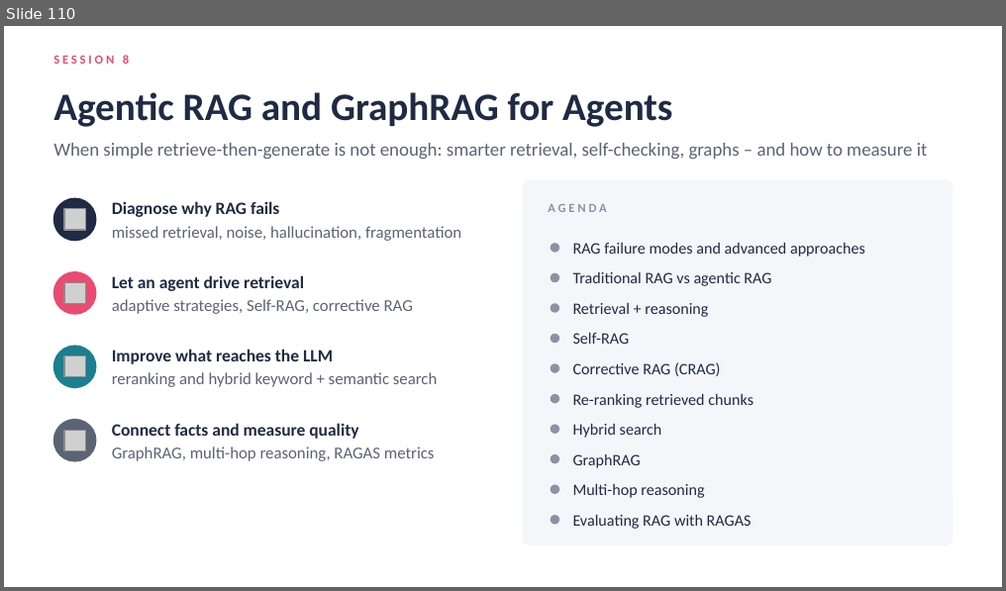
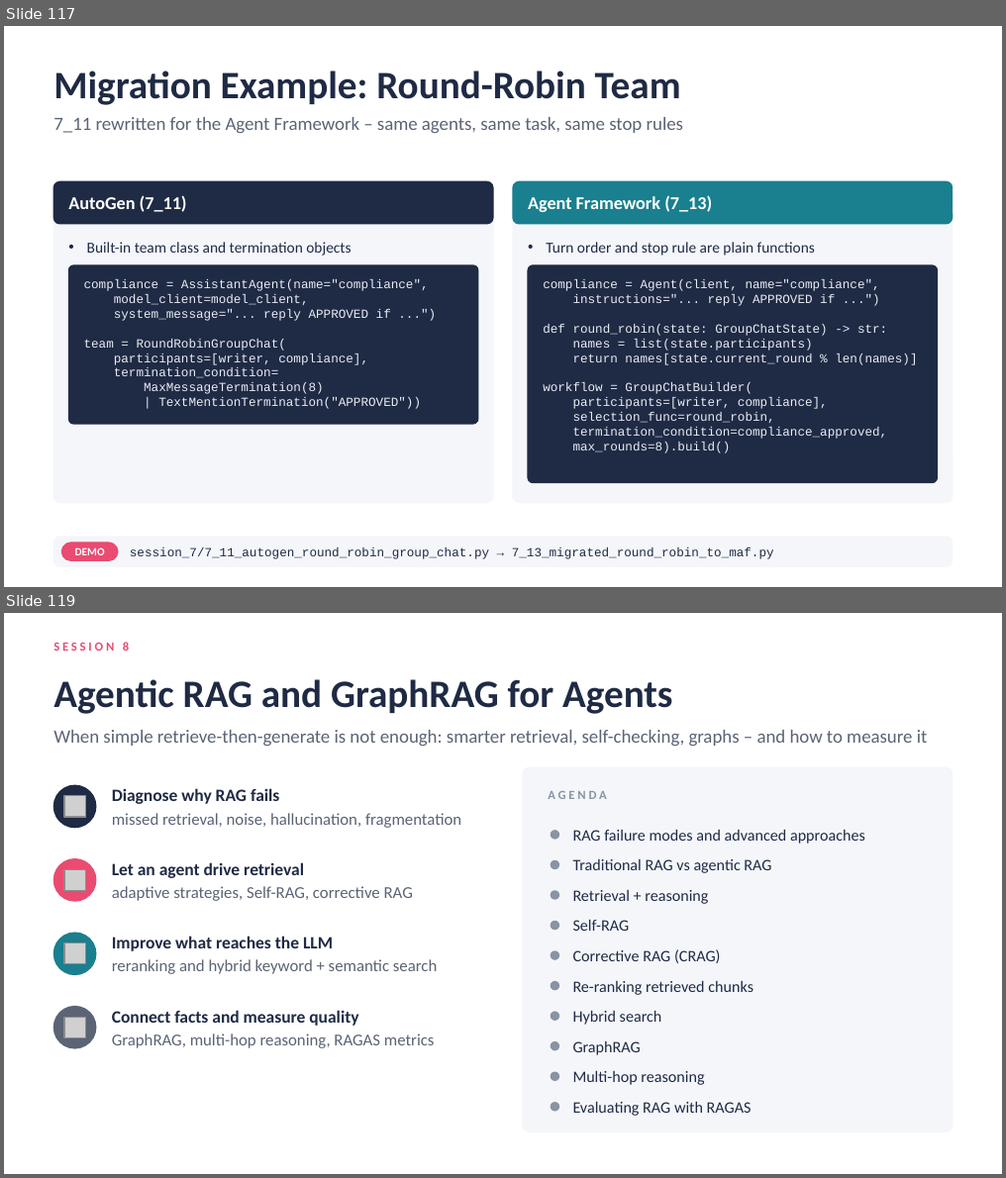
Before and after one commit to atulkahatecdac/agenticai, a slide deck: 16_PGP-Agentic/PGP_Agentic_AI.pptx. Shown one above the other, each under a label of ours: slide 110 before the commit, slides 117 and 119 after it; the slides between them are not shown. The pictures are 1006x591 and 1006x1178 pixels, drawn with LibreOffice and Linux fonts; fonts in the diff are those of the drawing; grey boxes stand for pictures. Boxes give left, top, right and bottom in pixels: in the first picture for what was removed or moved away, otherwise in the second. Text is boxed around its words. In the diff, an @@ line names an element or a change of style, - is before the commit and + after.

```diff
--- a/16_PGP-Agentic/PGP_Agentic_AI.pptx
+++ b/16_PGP-Agentic/PGP_Agentic_AI.pptx
@@ slide 117 added at bbox=[4, 26, 1002, 587], background #FFFFFF @@
@@ title added at bbox=[54, 71, 681, 105], 28 pt, text #1F2A44, bold @@
+Migration Example: Round-Robin Team
@@ text added at bbox=[54, 117, 683, 133], 13.5 pt, text #5B6475 @@
+7_11 rewritten for the Agent Framework – same agents, same task, same stop rules
@@ rounded rectangle added at bbox=[54, 181, 493, 503], fill #F4F6FA, outline #F4F6FA 1 pt @@
@@ rounded rectangle added at bbox=[54, 181, 493, 224], fill #1F2A44, outline #1F2A44 1 pt @@
@@ text added at bbox=[68, 195, 187, 212], 13 pt, text #FFFFFF, bold @@
+AutoGen (7_11)
@@ rounded rectangle added at bbox=[513, 181, 952, 503], fill #F4F6FA, outline #F4F6FA 1 pt @@
@@ rounded rectangle added at bbox=[513, 181, 952, 224], fill #1A7F8E, outline #1A7F8E 1 pt @@
@@ text added at bbox=[528, 195, 712, 212], 13 pt, text #FFFFFF, bold @@
+Agent Framework (7_13)
@@ text added at bbox=[87, 242, 350, 256], 11 pt, text #1F2A44 @@
+• Built-in team class and termination objects
@@ text added at bbox=[546, 242, 815, 256], 11 pt, text #1F2A44 @@
+• Turn order and stop rule are plain functions
@@ rounded rectangle added at bbox=[69, 266, 478, 424], fill #1F2A44, outline #1F2A44 1 pt @@
@@ text added at bbox=[84, 279, 429, 409], 9 pt, text #E8ECF3 @@
+compliance = AssistantAgent(name="compliance",
+model_client=model_client,
+system_message="... reply APPROVED if ...")
+team = RoundRobinGroupChat(
+participants=[writer, compliance],
+termination_condition=
+MaxMessageTermination(8)
+| TextMentionTermination("APPROVED"))
@@ rounded rectangle added at bbox=[528, 266, 937, 483], fill #1F2A44, outline #1F2A44 1 pt @@
@@ text added at bbox=[543, 279, 917, 454], 9 pt, text #E8ECF3 @@
+compliance = Agent(client, name="compliance",
+instructions="... reply APPROVED if ...")
+def round_robin(state: GroupChatState) -> str:
+names = list(state.participants)
+return names[state.current_round % len(names)]
+workflow = GroupChatBuilder(
+participants=[writer, compliance],
+selection_func=round_robin,
+termination_condition=compliance_approved,
+max_rounds=8).build()
@@ rounded rectangle added at bbox=[54, 537, 952, 567], fill #F4F6FA, outline #F4F6FA 1 pt @@
@@ rounded rectangle added at bbox=[61, 543, 118, 561], fill #EA4B71, outline #EA4B71 1 pt @@
@@ text added at bbox=[75, 548, 105, 556], 8 pt, text #FFFFFF, bold @@
+DEMO
@@ text added at bbox=[130, 548, 774, 560], 9 pt, text #1F2A44 @@
+session_7/7_11_autogen_round_robin_group_chat.py → 7_13_migrated_round_robin_to_maf.py
@@ what was slide 110 is now slide 119 @@
```
Also in this commit, not shown: 4 slides changed, 18 other slides added, 10 slides removed, 31 other files.
